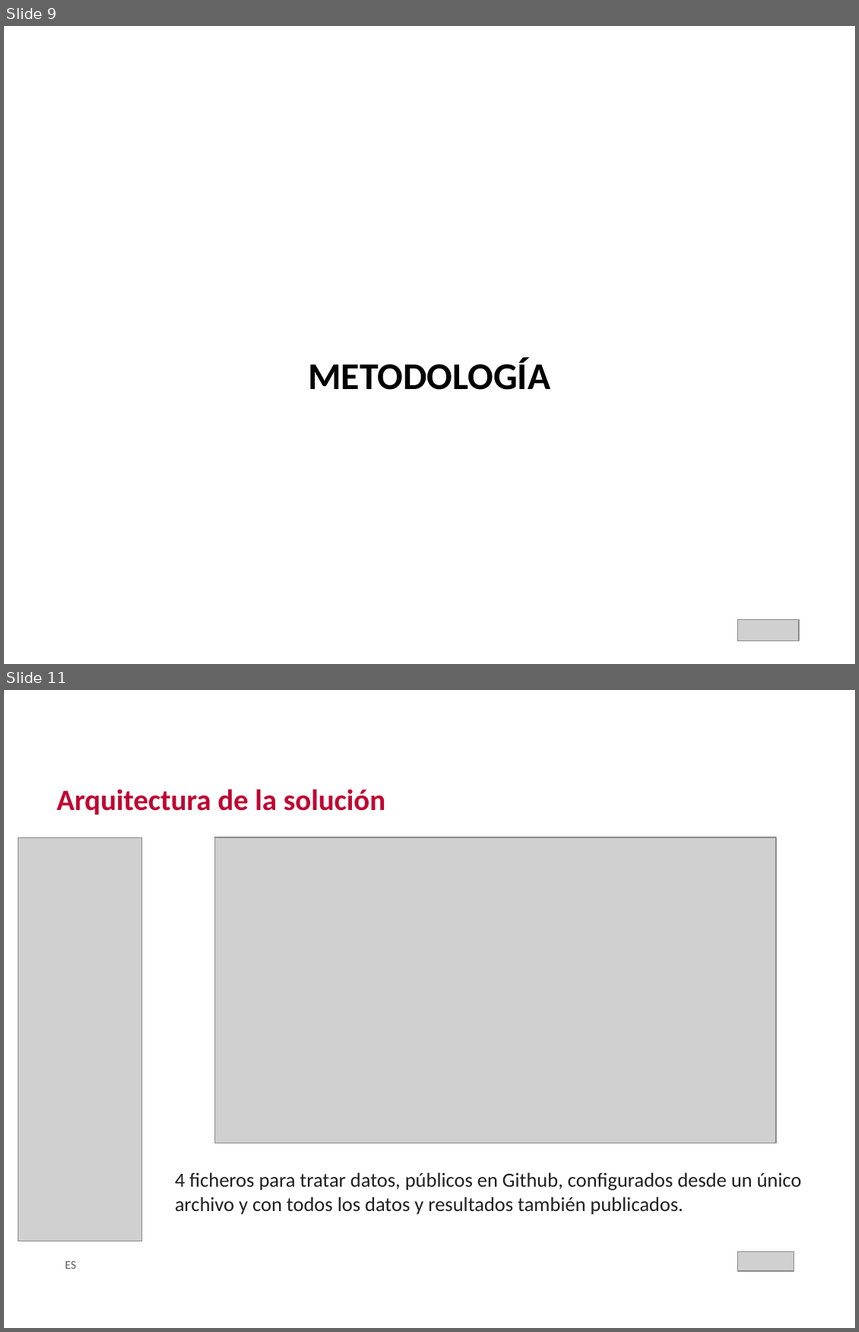
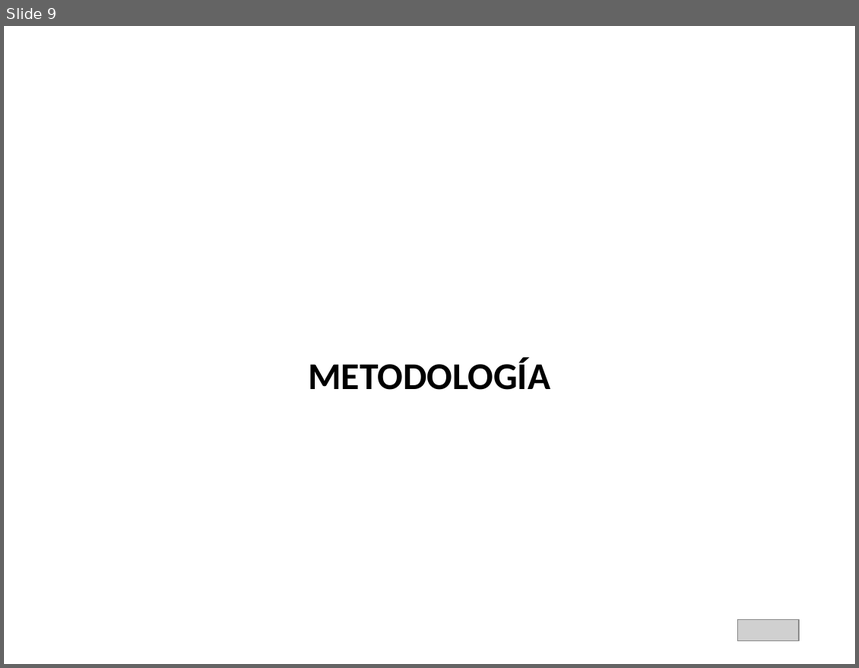
Before and after one commit to crismo04/TFM-cloud-soliutions-to-public-data, a slide deck: master's thesis/TFM_MII_Cloud_AI_PublicData_MolinaCristian_2026.pptx. Shown one above the other, each under a label of ours: slides 9 and 11 before the commit, slide 9 after it; the slides between them are not shown. The pictures are 859x1332 and 859x668 pixels, drawn with LibreOffice and Linux fonts; fonts in the diff are those of the drawing; grey boxes stand for pictures; background and template pictures are left out. Boxes give left, top, right and bottom in pixels: in the first picture for what was removed or moved away, otherwise in the second. Text is boxed around its words. In the diff, an @@ line names an element or a change of style, - is before the commit and + after.

```diff
--- a/master's thesis/TFM_MII_Cloud_AI_PublicData_MolinaCristian_2026.pptx
+++ b/master's thesis/TFM_MII_Cloud_AI_PublicData_MolinaCristian_2026.pptx
@@ slide 11 removed at (x1=4, y1=690, x2=855, y2=1328), background #FFFFFF @@
@@ text removed at (x1=56, y1=789, x2=386, y2=815) @@
-Arquitectura de la solución
@@ picture removed at (x1=18, y1=837, x2=142, y2=1241) @@
@@ picture removed at (x1=215, y1=837, x2=776, y2=1143) @@
@@ text removed at (x1=175, y1=1173, x2=802, y2=1215) @@
-4 ficheros para tratar datos, públicos en Github, configurados desde un único archivo y con todos los datos y resultados también publicados.
@@ picture removed at (x1=737, y1=1252, x2=794, y2=1271) @@
@@ text removed at (x1=65, y1=1262, x2=76, y2=1269) @@
-ES
```
Also in this commit, not shown: 13 slides changed, 1 other file.
